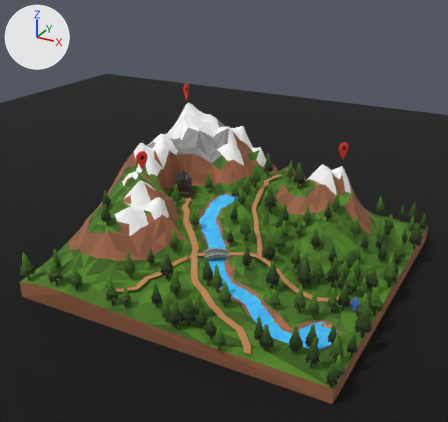
The glTF model web/static/models/mountain.glb as it was, and as the next commit left it.
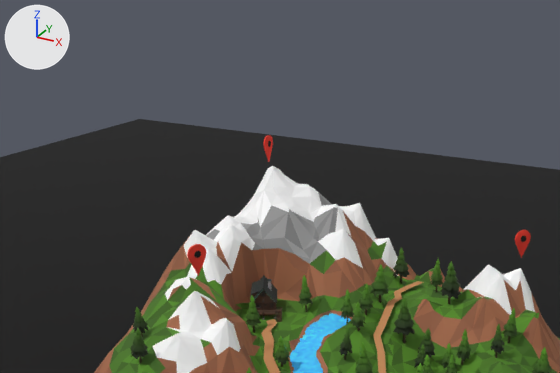
Each version appears first whole from a camera (50 mm lens) standing at (29.4, -57.7, 36.7) and looking at (-3.1, 1.4, 7.2), and next in a close-up on the part from 4% to 82% of the width and 0% to 55% of the height. Lighting does not change. The marker at upper left points along +X, +Y and +Z. Where no turn or scale is listed for an object, it has been applied to the vertices.

In view in the first close-up: 'Cabin', 'Fir1..001.004', 'Fir1..001.010', 'background', 'ground', 'path', 'water'.
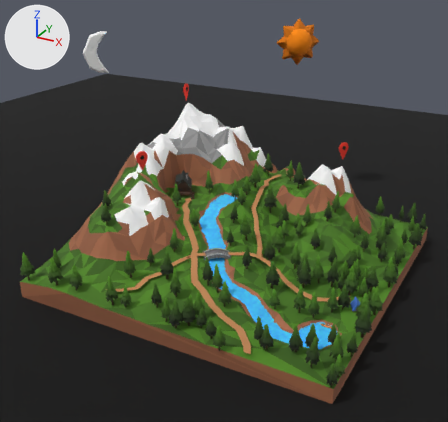
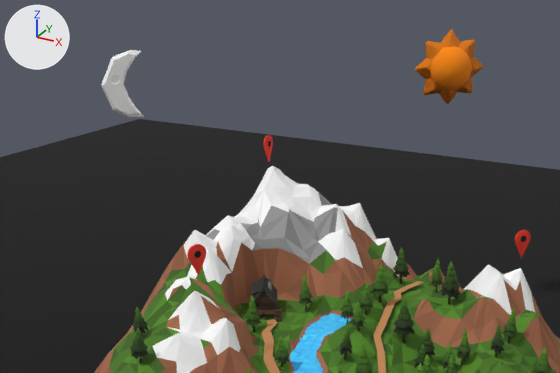
What differs and where, as boxes (x1, y1, x2, y2) in the close-ups (560 x 373 px):
'Sun', added (orange): after (415, 30, 483, 104)
    faces in mat_sol02___default (orange #d97500): (415, 30, 483, 104)
    faces in mat_sol01___default (orange #fe8b00): (430, 46, 472, 90)
'Moon', added: after (101, 50, 144, 117)

Edits to the bpy script that builds the scene:
```text
Add mat_sol01___default:
    mat_sol01___default = principled_material('_Sol01___Default')
    mat_sol01___default.base_color = (0.992, 0.259, 0.0)  # orange #fe8b00
    mat_sol01___default.roughness = 0.99
Add mat_sol02___default:
    mat_sol02___default = principled_material('_Sol02___Default')
    mat_sol02___default.base_color = (0.694, 0.176, 0.0)  # orange #d97400
    mat_sol02___default.roughness = 0.99
Add mat_dd9944:
    mat_dd9944 = principled_material('DD9944')
    mat_dd9944.base_color = (1.0, 1.0, 1.0)  # white #ffffff
    mat_dd9944.roughness = 0.904
Add me_geosphere003_1:
    me_geosphere003_1.from_pydata(...)  # 118 vertices, 224 faces; spans x -0.98..3.56, y -3.51..0.74, z 1.67..7.89
    # faces by material slot: [144, 80]
    me_geosphere003_1.materials.append(mat_sol02___default)  # orange #d97400
    me_geosphere003_1.materials.append(mat_sol01___default)  # orange #fe8b00
Add me_moon_circle_009_1:
    me_moon_circle_009_1.from_pydata(...)  # 104 vertices, 204 faces; spans x -1.91..0.58, y -1.82..0.56, z 0.01..5.31
    me_moon_circle_009_1.materials.append(mat_dd9944)  # white #ffffff
Add ob_sun:
    ob_sun = bpy.data.objects.new('Sun', me_geosphere003_1)
    ob_sun.location = (-5.61, 26.34, 18.77)
Add ob_moon:
    ob_moon = bpy.data.objects.new('Moon', me_moon_circle_009_1)
    ob_moon.location = (-23.68, 6.37, 20.65)
```
